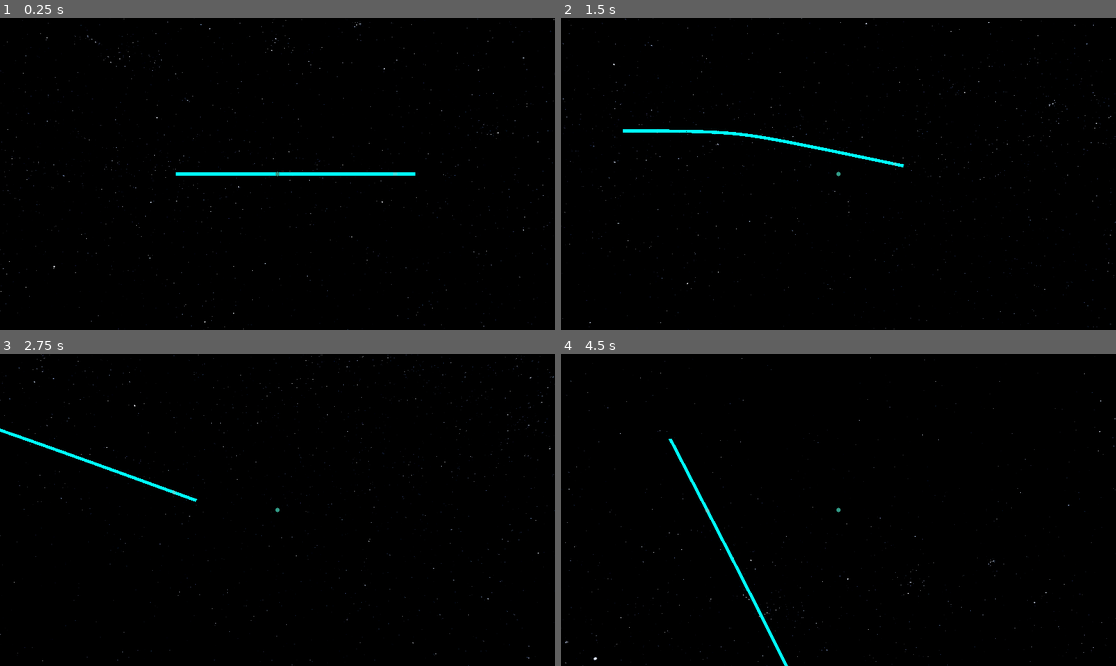
Above: before the commit, frames 1-4 (two rows, left to right).
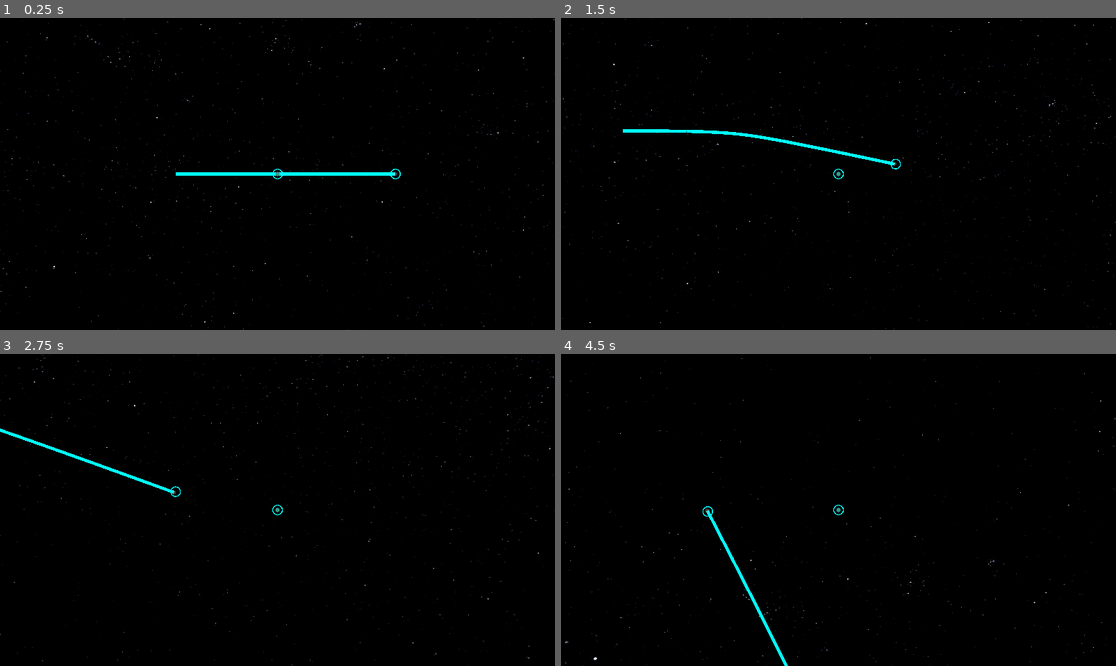
Above: after the commit, the same moments.

Repository: pinkavat/plaNetarium
Game: Godot game, scene res://world.tscn
The game is run twice, just before and just after one commit, with the same random seed, the same clock (stepped at 60 frames per second) and the same inputs. The engine's default icon, where the game draws it, is replaced by a stand-in: a white triangle on a blue panel in a dark square.
Inputs (mouse positions are in pixels of both pictures, inside the frame that each line leads up to):
- Up to frame 1 (0.25 s): no input
- Up to frame 2 (1.5 s): tap Enter (ui_accept) at 0.5, 0.77 s; move the mouse to (960, 158) at 0.52 s; hold Right (ui_right) 0.53-1.25 s; click (960, 158) at 0.67 s; drag from (727, 189) to (810, 236) at 1.27 s
- Up to frame 3 (2.75 s): move the mouse to (333, 441) at 2.02 s; hold Right (ui_right) from 2.03 s (still down); click (333, 441) at 2.17 s
- Up to frame 4 (4.5 s): release Right (ui_right) at 2.75 s; drag from (810, 572) to (672, 463) at 2.77 s; move the mouse to (1005, 556) at 3.52 s; hold Left (ui_left) 3.53-4.25 s; click (1005, 556) at 3.67 s; tap Enter (ui_accept) at 3.77, 4.25 s; drag from (672, 463) to (755, 432) at 4.27 s

The runs differ from the first frame. In frame 1, less than 0.1% of the frame differs, in the area x 49-75%, y 48-52%; in frame 2, less than 0.1%; in frame 3, less than 0.1%; in frame 4, 0.2%, in the area x 19-51%, y 27-53%.

Commit message:
added clicktargets

Diff:
--- a/3to2proj.gd
+++ /dev/null
@@ -1,6 +0,0 @@
-extends Node2D
-
-## Unprojects the parent Node3D's position and makes it the self's position.
-
-func _physics_process(_delta):
-	global_position = get_viewport().get_camera_3d().unproject_position(get_parent().global_position)
--- a/CameraGimbal.gd
+++ b/CameraGimbal.gd
@@ -9,6 +9,7 @@
 # can't detect direction.
 #
 # TODO zoom smoothing, dynamic zoom limits
+# If camera retargets, zoom limit should also adjust (so as not to stick camera into the sun, say)
 
 
 #var rotate_speed_gesture := 0.01
--- a/OrbitPolyline/orbit_polyline.gd
+++ b/OrbitPolyline/orbit_polyline.gd
@@ -6,6 +6,16 @@
 ## TODO doc
 
 # TODO: still got some bugs of line segments being 'left behind'.
+# We've found the source: cache item zero is moved to the sim time
+# on an updating step. However, due to how the ring buffer's 'add item'
+# signal is interpreted, any writes to cache zero are ignored, so as not to
+# produce lagging lines. Therefore we'd need a different 'change item'
+# call, perhaps; though this is getting too baroque, no?
+
+# TODO: still more bugs of line segments being 'left behind' -- if you boost the speed,
+# it starts trailing segments. Hmm. I wonder if that's a deeper bug in the cache?
+# (actually, it's possible that the two are related... the line doesn't clear on
+# cache advance, which tells us it's not an invalid position, right?)
 
 
 var size : int	# TODO
@@ -92,6 +102,22 @@
 
 	_recommit_mesh()
 
+# TODO: kludge fix for the zero-setting bug; needs a clean.
+func change_point(index : int, data):
+
+	#var time = data[0] # TODO this is TIME QUANTUM of the gravitee
+	var pos : Vector3 = data.get_pos().vec3() * space_scale
+
+	var backing_index := index * VERTICES_PER_POINT
+
+	for i in VERTICES_PER_POINT:
+
+		# Set the current point
+		_positions[backing_index + i] = pos
+
+	_recommit_mesh()
+
+
 # TODO doc
 func invalidate(index : int):
 
--- a/PlaNetarium/gravitee.gd
+++ b/PlaNetarium/gravitee.gd
@@ -49,24 +49,25 @@
 
 	state_fetch = state_fetch_
 
+	# Set up the long cache
+	long_cache = RingBuffer.new(long_cache_size)
+	long_cache_tail = 0
+
+	# Invoke the resetter to set initial state
+	reset(pos_0, vel_0, time_0)
+
+
+## Reset the Gravitee to a new initial Cartesian state and time. Essentially the
+## same thing as making a new Gravitee, but doesn't add memory burdens and invalidate
+## references.
+func reset(pos_0 : DoubleVector3, vel_0 : DoubleVector3, time_0 : float):
+
 	# Work out the initial time quantum
 	# Unlike previous prototypes, we don't propagate forward to establish exact
 	# state. Rather, we trust to the granularity of the system and simply pretend
 	# that the state is the same at the first time quantum.
-	var time_quant_0 = int(time_0 / time_quantum)
-
-	# Set up the long cache
-	long_cache = RingBuffer.new(long_cache_size)
-	long_cache_tail = 0
-
-	# Invoke the resetter to set initial state
-	reset(pos_0, vel_0, time_quant_0)
-
-
-## Reset the Gravitee to a new initial Cartesian state and time. Essentially the
-## same thing as making a new Gravitee, but doesn't add memory burdens and invalidate
-## references.
-func reset(pos_0 : DoubleVector3, vel_0 : DoubleVector3, qtime_0 : int):
+	var qtime_0 = int(time_0 / time_quantum)
+
 	# Perform a check to get our primary gravitor
 	# TODO: this is duplicate code of the pass in PEFRL below!
 	# (with all caveats thereto appertaining)
--- a/PlaNetarium/plaNetarium.gd
+++ b/PlaNetarium/plaNetarium.gd
@@ -15,7 +15,8 @@
 
 ## In order to keep the caches patent, simulation is discrete.
 ## TODO: setting etc.
-var time_quantum := 1.0e-2
+## TODO: remove? leave to the gravitees alone?
+# var time_quantum := 1.0e-2
 
 
 # ========== READING FROM THE SIMULATION ==========
@@ -27,9 +28,6 @@
 
 	## Simulation time of the state, in seconds.
 	var time : float
-
-	## Simulation time of the state, in time quanta (see above).
-	var qtime : int
 
 
 	## Returns the position Vector3 of the named body. Will return the fallback
@@ -59,7 +57,7 @@
 
 	# Internal stuff; don't touch from without.
 	var _large_states : Dictionary # name -> Gravitor.GlobalState
-	var _small_states : Dictionary # name -> Gravitee.State (TODO temp)
+	var _small_states : Dictionary # name -> Gravitee.State
 
 
 
@@ -68,8 +66,11 @@
 	var state = _new_state_with_large_bodies(time)
 
 	# TODO TODO TODO small bodies
+	# TODO optionally peek down maneuvers...?
 
 	return state
+
+# TODO: per-item peeking, right? Would be useful!
 
 
 ## Updating time-query function, used to advance the simulation. If any small body in the
@@ -84,9 +85,9 @@
 	# query for the same *time*. This shouldn't be a problem but might be!
 	# IN FACT: we could *FREEZE* the gravitees that are 'up to date', perhaps?
 
-	# TODO temp, for bodies, not gravitees
-	for gravitee_name in _small_bodies:
-		var gravitee_state = _small_bodies[gravitee_name].state_at_time(time, true)
+	# Iterate over the small bodies' main courses
+	for small_name in _small_bodies:
+		var gravitee_state = _small_bodies[small_name].main_course.state_at_time(time, true)
 		if is_instance_of(gravitee_state, TYPE_INT):
 			if gravitee_state == 1:
 				# waits.
@@ -96,7 +97,7 @@
 				pass
 		else:
 			# valid; add to output
-			state._small_states[gravitee_name] = gravitee_state
+			state._small_states[small_name] = gravitee_state
 
 	return state
 
@@ -106,9 +107,8 @@
 func _new_state_with_large_bodies(time : float) -> State:
 	# TODO QUANTIZE?
 	var state = State.new()
-
+	state.time = time
 	state._large_states = cached_gravitor_query(time)
-
 	return state
 
 
@@ -202,11 +202,68 @@
 	assert(not name in _large_bodies, "Body names must be unique!")
 	assert(not name in _small_bodies, "Body names must be unique!")
 
-	_small_bodies[name] = Gravitee.new(pos_0, vel_0, time_0, cached_gravitor_query)
-	return _small_bodies[name] # TODO only needful 'cause we haven't set up connectors yet for the orbitline
+	var temp_course = Gravitee.new(pos_0, vel_0, time_0, cached_gravitor_query)
+	var new_body = SmallBody.new()
+	new_body.main_course = temp_course
+
+	_small_bodies[name] = new_body
+	return temp_course # TODO only needful 'cause we haven't set up connectors yet for the orbitline
 
 
 # TODO: small body force modification.
+
+
+# ========== MANEUVERING ==========
+# Some small bodies can generate chains of putative future courses. Managing these
+# is mostly up to the user, but automatic propagation/invalidation, etc. is our responsibility.
+
+## Adds an empty maneuver to the specified small body at the specified time. Maneuvers
+## are always added to the last maneuver, or the base course if no maneuvers exist.
+## Will return an opaque identifier for said maneuver (futureproofing).
+func add_maneuver_to(name : StringName, time : float):
+	var small_body : SmallBody = _small_bodies.get(name, null)
+	assert(small_body, "Can only add a maneuver to a small body!")
+
+	var new_maneuver := Maneuver.new()
+	new_maneuver.start_time = time
+	new_maneuver.gravitee = Gravitee.new(DoubleVector3.ZERO(), DoubleVector3.ZERO(), time, cached_gravitor_query)
+	small_body.maneuvers.append(new_maneuver)
+
+
+## Updates the given maneuver. Provide a maneuver reference returned by add_maneuver_to above.
+func update_maneuver_of(name : StringName, maneuver : Variant): # TODO force rep.
+	var small_body : SmallBody = _small_bodies.get(name, null)
+	assert(small_body, "Can only change a maneuver of a small body!")
+
+	# Find the maneuver in the maneuver list (simpler than linked-list, at minor cost)
+	var index = small_body.maneuvers.find(maneuver)
+	assert(index >= 0, "Couldn't find maneuver!")
+
+	# Update the force data of the maneuver
+	# and possibly its start time too
+	# TODO
+
+	# Invalidate the maneuver and all its successors
+	# TODO: emit maneuver-invalidation signal
+	for i in range(index, len(small_body.maneuvers)):
+		small_body.maneuvers[i].valid = false
+
+
+## Deletes the given maneuver. Provide a maneuver reference returned by add_maneuver_to above.
+func delete_maneuver_of(name : StringName, maneuver : Variant):
+	var small_body : SmallBody = _small_bodies.get(name, null)
+	assert(small_body, "Can only delete a maneuver from a small body!")
+
+	# Find the maneuver in the maneuver list (simpler than linked-list, at minor cost)
+	var index = small_body.maneuvers.find(maneuver)
+	assert(index >= 0, "Couldn't find maneuver!")
+
+	# Invalidate all successors
+	for i in range(index, len(small_body.maneuvers)):
+		small_body.maneuvers[i].valid = false
+
+	# Delete self
+	small_body.maneuvers.remove_at(index)
 
 
 
@@ -220,9 +277,28 @@
 	# TODO gravitor sweepline algorithm
 	for i in 2048: # TODO fallback
 
-		# TODO temp
-		for gravitee in _small_bodies.values():
-			gravitee.advance_cache() # at least once TODO: make it return false if no work and stop early!
+		for small_body in _small_bodies.values():
+			# Update the main course
+			small_body.main_course.advance_cache() # at least once TODO: make it return false if no work and stop early!
+
+			# Update the maneuvers
+			for j in range(len(small_body.maneuvers)):
+				var maneuver : Maneuver = small_body.maneuvers[j]
+				if maneuver.valid:
+					# Valid maneuver; propagate its cache as normal.
+					maneuver.gravitee.advance_cache()
+				else:
+					# Invalid maneuver:
+					# Perform a state-at-time query on their parent (or the main course)
+					var parent_gravitee = small_body.main_course if j == 0 else small_body.maneuvers[j-1]
+					var parent_state = parent_gravitee.state_at_time(maneuver.start_time)
+					if is_instance_of(parent_state, Gravitee.State):
+						# Parent has successfully reached maneuver head; we can validate and
+						# begin computing the maneuver.
+						maneuver.valid = true
+						maneuver.gravitee.reset(parent_state.get_pos(), parent_state.get_vel(), maneuver.start_time)
+						pass # TODO force application
+
 
 		var cur_time = Time.get_ticks_usec()
 
@@ -245,8 +321,25 @@
 # Name of the root large body.
 var _root_name : StringName
 
-# TODO: temp internals
+# The internal set of all small bodies managed by the simulation.
+# Name -> SmallBody (internal class below)
 var _small_bodies := {}
+
+# Internal data class for small bodies, which may possess multiple Gravitee maneuvers.
+class SmallBody extends RefCounted:
+	var main_course : Gravitee
+	var maneuvers := []
+
+# Internal data class for the Maneuver list attached to some SmallBodies.
+class Maneuver extends RefCounted:
+	var gravitee : Gravitee
+	var start_time : float
+	var valid : bool = false
+	# TODO: force representation
+
+
+
+
 
 
 # TODO Temporary caching scheme (copied from test code)
--- a/PlaNetarium/ring_buffer.gd
+++ b/PlaNetarium/ring_buffer.gd
@@ -18,6 +18,10 @@
 ## Emitted on set_at; params are the buffer position of the set and the value
 ## set there.
 signal added_item(index, item)
+
+# TODO: temp kludge to deal with zero-item setting visbug.
+# pending efficiency cleanup
+signal changed_item(index, item)
 
 
 # The actual underlying element array.
@@ -55,6 +59,8 @@
 	_backing[(_head + index) % len(_backing)] = value
 	if(index > 0): # TODO? There's a graphical bug in the orbitline that this fixes.
 		added_item.emit(set_index, value)
+	else:
+		changed_item.emit(set_index, value)
 	return true
 
 
--- /dev/null
+++ b/click_target.gd
@@ -0,0 +1,54 @@
+extends Node2D
+class_name ClickTarget
+
+## 2D child of a 3D object; will place itself at the object's position,
+## display a circle of a fixed size, and field clicks thereon.
+
+## If a 3D sphere centered on the parent object of this radius has a greater apparent
+## radius on screen than the clicktarget's radius, the clicktarget will hide itself.
+var parent_apparent_min_rad = 0.00127 # TODO
+
+## Displayed circle radius, in pixels
+var radius : float = 20.0
+
+## Displayed circle colour
+var colour : Color = Color.AQUA
+
+## Emitted on click
+signal clicked
+
+
+# Physics process -- gets jittery otherwise (?)
+func _physics_process(_delta):
+
+	# Get camera
+	var camera = get_viewport().get_camera_3d()
+
+	# Get parent's 3D position
+	var parent_pos = get_parent().global_position
+	# Transform to match 3D parent
+	global_position = camera.unproject_position(parent_pos)
+
+	# Check to see if the object we're representing is larger on screen than we are
+	var test_pos = to_local(camera.unproject_position(parent_pos + Vector3(0, parent_apparent_min_rad, 0)))
+
+	# Local-hide if behind camera (ancestors can hide, too, to disable clicks)
+	if camera.is_position_behind(parent_pos) or test_pos.length_squared() > (radius * radius):
+		hide()
+	else:
+		show()
+
+
+
+# Draw an empty circle around the target point
+func _draw():
+	draw_arc(Vector2.ZERO, radius, 0.0, TAU, 32, colour, 4.0)
+
+
+# Field mouse clicks
+func _input(event):
+	if event is InputEventMouseButton and event.pressed and event.button_index == MOUSE_BUTTON_LEFT:
+		if is_visible_in_tree() and to_local(event.position).length_squared() < (radius * radius):
+			get_viewport().set_input_as_handled()
+
+			clicked.emit()
--- a/test_driver.gd
+++ b/test_driver.gd
@@ -4,10 +4,6 @@
 
 var sponch : Gravitee
 var orbit_line : TouchableOrbitPolyline
-
-var sol : Gravitor
-var earth : Gravitor
-var moon : Gravitor
 
 var sim_time := 0.0
 
@@ -21,34 +17,20 @@
 var planetarium : PlaNetarium
 
 
-# TODO: temporary last-used-value caching system for Gravitors, with
-# metrics
-#var last_queried_time := -1.0
-#var cached_gravitors : Dictionary
-#var cache_misses : int = 0
-#var cache_hits : int = 0
-#func cached_gravitor_query(time : float) -> Dictionary:
-#	if not (time == last_queried_time):
-#		# Cache miss
-#		last_queried_time = time
-#		cached_gravitors = sol.all_states_at_time(time)
-#		cache_misses += 1
-#	else:
-#		cache_hits += 1
-#	return cached_gravitors
-
 
 var tick_budget_usec : int = 8000
 
+# TODO: physics process?
+# TODO: camera to physics, too? Maybe that's the holdup?
 func _process(delta):
 
 	var tick_start_time := Time.get_ticks_usec()
 	var current_tick_budget := tick_budget_usec
 
 	# Reticle placement
-	var mouse_closest_index := orbit_line.get_closest_point_to_mouse()
-	var closest_state = sponch.long_cache._backing[mouse_closest_index]
-	$Reticle.global_position = (closest_state.get_pos().vec3()) * space_scale
+	#var mouse_closest_index := orbit_line.get_closest_point_to_mouse()
+	#var closest_state = sponch.long_cache._backing[mouse_closest_index]
+	#$Reticle.global_position = (closest_state.get_pos().vec3()) * space_scale
 
 
 	# Time speed controls
@@ -77,63 +59,10 @@
 	current_tick_budget -= Time.get_ticks_usec() - tick_start_time
 	planetarium.do_background_work(current_tick_budget)
 
-#	if running:
-#
-#		var state = sponch.state_at_time(sim_time, true)
-#		if is_instance_of(state, TYPE_INT):
-#			if state == 1:
-#				$Label.text = "waiting"
-#			else:
-#				$Label.text = "no data available, advancing anyway"
-#				# Move fixed planets
-#				temp_move_planets(sim_time)
-#				# Advance time
-#				sim_time += time_scale * delta
-#		else:
-#			$Label.text = "valid tick"
-#			valid_tick_count += 1
-#
-#			# Move fixed planets
-#			temp_move_planets(sim_time)
-#			# Move sponch
-#			$TestTarget3.global_position = state.get_pos().vec3() * space_scale
-#
-#			# Possibly apply some thrust to sponch
-#			if Input.is_action_pressed("ui_up"):
-#				sponch.reset(state.get_pos(), state.get_vel().add(DoubleVector3.from_vec3(state.get_vel().vec3().normalized() * 10.0)), sim_time / sponch.time_quantum)
-#			elif Input.is_action_pressed("ui_down"):
-#				sponch.reset(state.get_pos(), state.get_vel().add(DoubleVector3.from_vec3(state.get_vel().vec3().normalized() * -10.0)), sim_time / sponch.time_quantum)
-#
-#			# Advance sim time
-#			sim_time += delta * time_scale
-#
+
 #		#$Label.text = $Label.text + "\ncache tail: "+str(sponch.long_cache.get_at(sponch.long_cache_tail).qtime * sponch.ti …(246 unchanged characters)…
 #		$Label.text = $Label.text + "\ngravitor cache hit/miss rate: " + str(float(cache_hits)/float(cache_misses))
 #		$Label.text = $Label.text + "\ncurrent primary: " + str(sponch.long_cache.get_at(0).primary.name)
-#
-#	# WITH REMAINING TIME IN THE TICK, PROPAGATE SPONCH'S CACHE.
-#	current_tick_budget -= Time.get_ticks_usec() - tick_start_time
-#	var last_time = Time.get_ticks_usec()
-#
-#	# TODO gravitor sweepline algorithm
-#	for i in 2048: # TODO fallback
-#		sponch.advance_cache() # at least once
-#
-#		var cur_time = Time.get_ticks_usec()
-#
-#		current_tick_budget -= (cur_time - last_time)
-#		if current_tick_budget <= 0:
-#			break
-#
-#		last_time = cur_time
-
-
-#func temp_move_planets(time):
-#
-#		# Get state
-#		var state := sol.all_states_at_time(time)
-#
-#		$TestTarget2.global_position = (state["earth"].get_pos().vec3()) * space_scale
 
 func _ready():
 
@@ -147,14 +76,17 @@
 	# OLD CODE
 
 	# Two BELOW LINES NEEDED TO SUBSTANTIATE LUNAR ORBIT ONLY
-	sol = Gravitor.make_root_gravitor("sol", 1.327e20)
-	earth = sol.add_child_from_apsides("earth", 3.986e14, 147.1e9, 152.1e9)
+	var sol = Gravitor.make_root_gravitor("sol", 1.327e20)
+	var earth = sol.add_child_from_apsides("earth", 3.986e14, 147.1e9, 152.1e9)
 	$TestTarget2.scale *= space_scale * 6_371_000.0 * 2.0
 	$TestTarget3.scale = $TestTarget2.scale
 
 	$CameraGimbal/Camera3D.position.z = $CameraGimbal.min_zoom * 10.0
 	$CameraGimbal._start_move_towards($TestTarget2)
 	$CameraGimbal.move_amount = 0.0
+
+	$TestTarget2/ClickTarget.clicked.connect($CameraGimbal._start_move_towards.bind($TestTarget2))
+	$TestTarget3/ClickTarget2.clicked.connect($CameraGimbal._start_move_towards.bind($TestTarget3))
 
 	var lunar_orbit := UniversalKepler.initial_conditions_from_apsides(3.986e14, 363e6, 405e6)
 	var lunar_global = [lunar_orbit[0].add(earth.pos_0), lunar_orbit[1].add(earth.vel_0)]
@@ -164,5 +96,6 @@
 
 	orbit_line = TouchableOrbitPolyline.new(sponch.long_cache.length(), space_scale)
 	sponch.long_cache.added_item.connect(orbit_line.add_point)
+	sponch.long_cache.changed_item.connect(orbit_line.change_point)
 	sponch.long_cache.invalidate.connect(orbit_line.invalidate)
 	add_child(orbit_line)
--- a/world.tscn
+++ b/world.tscn
@@ -1,10 +1,9 @@
-[gd_scene load_steps=16 format=3 uid="uid://bc1oc5nnldhpf"]
+[gd_scene load_steps=15 format=3 uid="uid://bc1oc5nnldhpf"]
 
 [ext_resource type="Texture2D" uid="uid://dj3si6echdek3" path="res://Solarsystemscope_texture_8k_stars.jpg" id="1_bfi6i"]
 [ext_resource type="Script" path="res://test_driver.gd" id="1_rs74j"]
 [ext_resource type="Script" path="res://CameraGimbal.gd" id="2_qjnjl"]
-[ext_resource type="Script" path="res://3to2proj.gd" id="3_nkavd"]
-[ext_resource type="Texture2D" uid="uid://dfb7jyhuwycv5" path="res://icon.svg" id="4_awewq"]
+[ext_resource type="Script" path="res://click_target.gd" id="3_xoevo"]
 
 [sub_resource type="PanoramaSkyMaterial" id="PanoramaSkyMaterial_tueks"]
 panorama = ExtResource("1_bfi6i")
@@ -68,6 +67,9 @@
 [node name="CollisionShape3D" type="CollisionShape3D" parent="TestTarget2"]
 shape = SubResource("SphereShape3D_bk0pi")
 
+[node name="ClickTarget" type="Node2D" parent="TestTarget2"]
+script = ExtResource("3_xoevo")
+
 [node name="TestTarget3" type="Area3D" parent="." groups=["camera_targetable"]]
 metadata/_edit_group_ = true
 
@@ -78,12 +80,8 @@
 [node name="CollisionShape3D" type="CollisionShape3D" parent="TestTarget3"]
 shape = SubResource("SphereShape3D_bk0pi")
 
-[node name="3to2proj" type="Node2D" parent="TestTarget3"]
-script = ExtResource("3_nkavd")
-
-[node name="Sprite2D" type="Sprite2D" parent="TestTarget3/3to2proj"]
-visible = false
-texture = ExtResource("4_awewq")
+[node name="ClickTarget2" type="Node2D" parent="TestTarget3"]
+script = ExtResource("3_xoevo")
 
 [node name="CameraGimbal" type="Node3D" parent="."]
 script = ExtResource("2_qjnjl")
@@ -99,7 +97,7 @@
 offset_bottom = 23.0
 
 [node name="Reticle" type="MeshInstance3D" parent="."]
-transform = Transform3D(0.1, 0, 0, 0, 0.1, 0, 0, 0, 0.1, 0, 0, 0)
+transform = Transform3D(0.001, 0, 0, 0, 0.001, 0, 0, 0, 0.001, 0, 0, 0)
 visible = false
 mesh = SubResource("SphereMesh_g50c7")
 surface_material_override/0 = SubResource("StandardMaterial3D_wvxy7")
